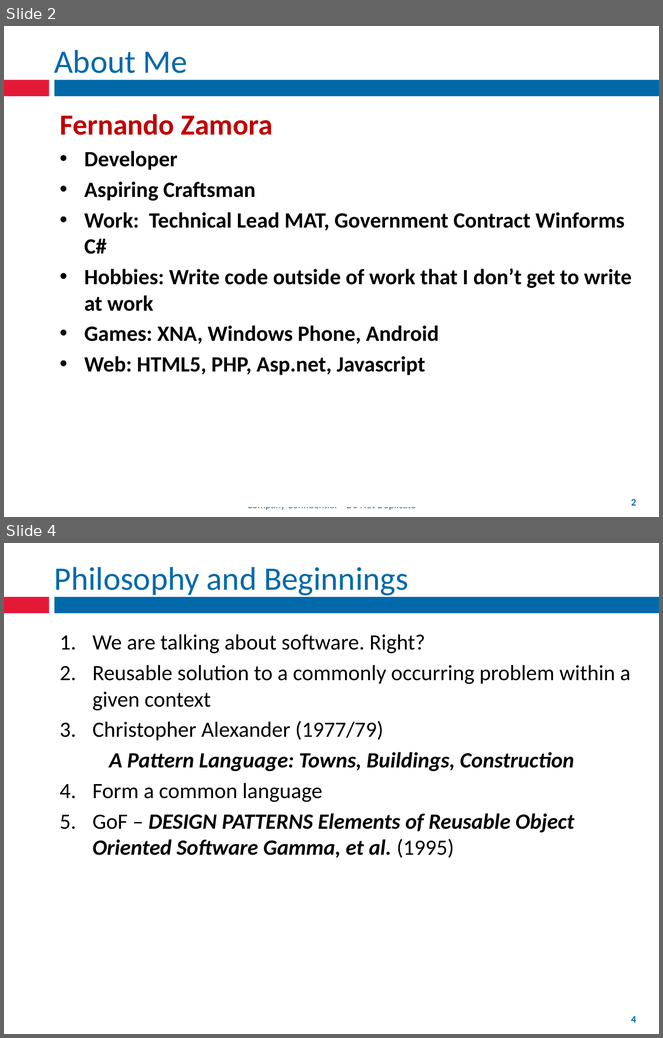
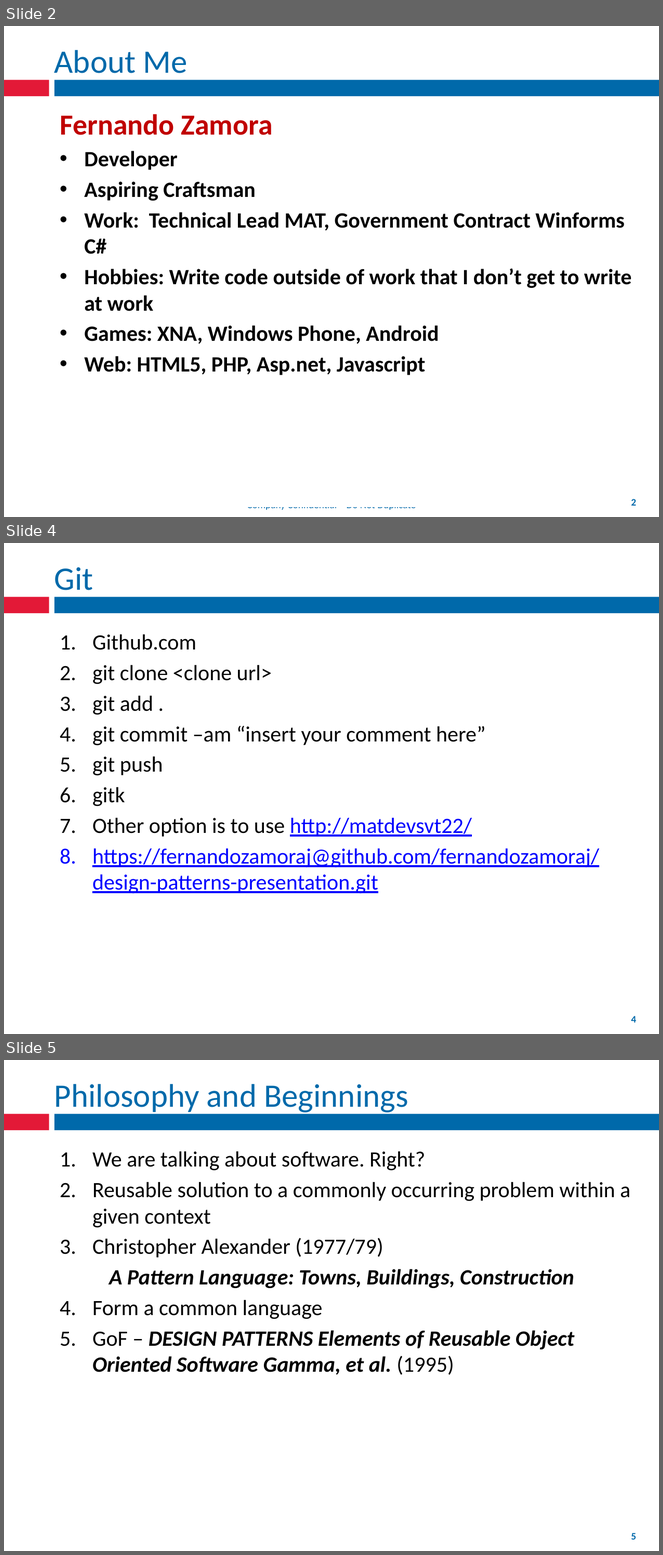
Before and after one commit to fernandozamoraj/design-patterns-presentation, a slide deck: Design Patterns Part 1.pptx. Shown one above the other, each under a label of ours: slides 2 and 4 before the commit, slides 2, 4 and 5 after it; the slides between them are not shown. The pictures are 663x1038 and 663x1555 pixels, drawn with LibreOffice and Linux fonts; fonts in the diff are those of the drawing. Boxes give left, top, right and bottom in pixels: in the first picture for what was removed or moved away, otherwise in the second. Text is boxed around its words. In the diff, an @@ line names an element or a change of style, - is before the commit and + after.

```diff
--- a/Design Patterns Part 1.pptx
+++ b/Design Patterns Part 1.pptx
@@ slide 4 added at <box>4,543,659,1034</box>, background #FFFFFF; not listed: 3 template elements that a slide beside it also shows @@
@@ title added at <box>54,567,93,598</box>, 36 pt, text #0069AA @@
+Git
@@ text added at <box>92,634,599,894</box>, 24 pt, text #000000 @@
+1. Github.com
+2. git clone <clone url>
+3. git add .
+4. git commit –am “insert your comment here”
+5. git push
+6. gitk
+7. Other option is to use http://matdevsvt22/
+8. https://fernandozamoraj@github.com/fernandozamoraj/design-patterns-presentation.git
@@ rectangle added at <box>184,1013,479,1029</box>, fill #FFFFFF, outline #FFFFFF 2 pt @@
@@ what was slide 4 is now slide 5 @@
@@ page number at <box>631,1533,636,1540</box>: text changed @@
-4
+5
```
Also in this commit, not shown: 1 slide changed.
